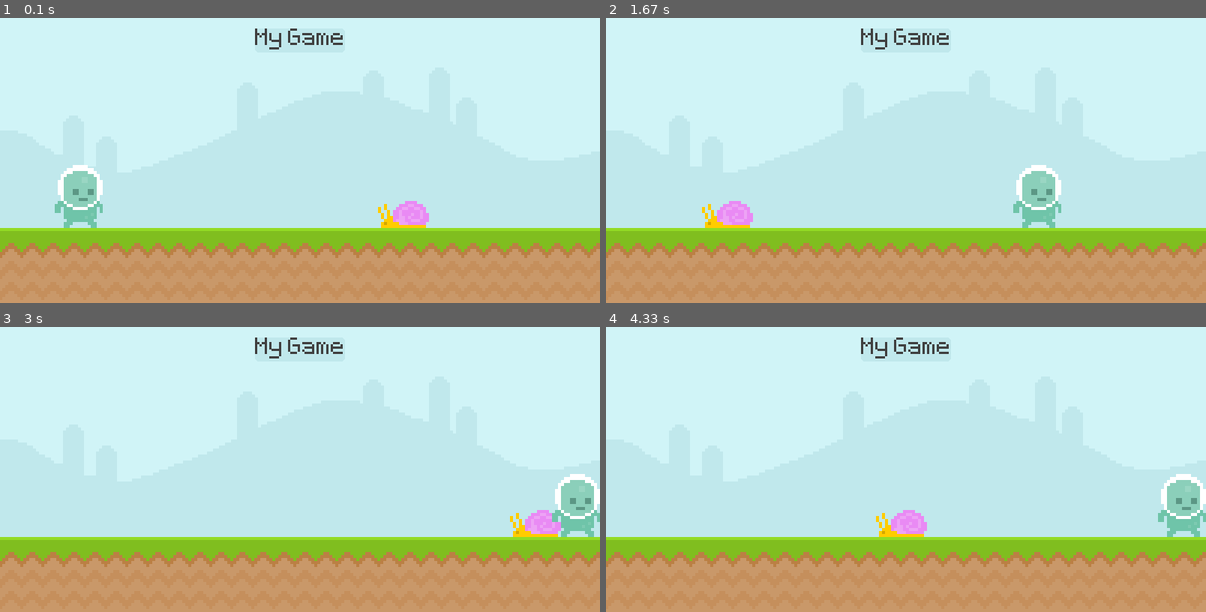
Above: before the commit, frames 1-4 (two rows, left to right).
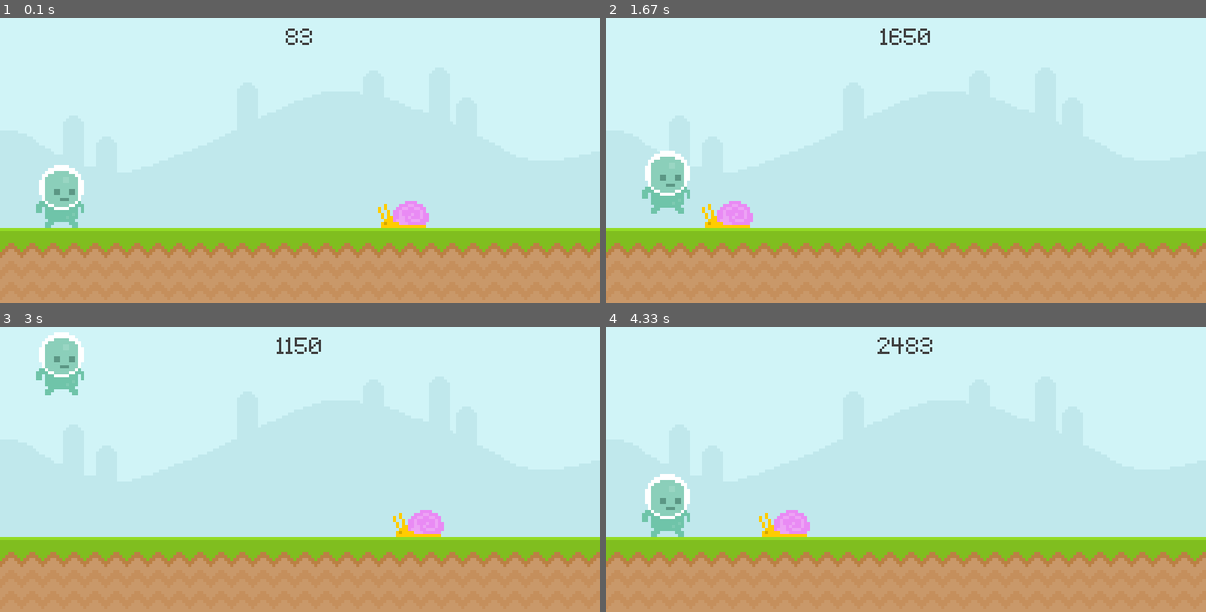
Above: after the commit, the same moments.

Repository: v343990/pyGame-Runner
Game: pygame game, started from Runner.py
The game is run twice, just before and just after one commit, with the same random seed, the same clock (stepped at 60 frames per second) and the same inputs.
Inputs (mouse positions are in pixels of both pictures, inside the frame that each line leads up to):
- Up to frame 1 (0.1 s): no input
- Up to frame 2 (1.67 s): press the mouse at (666, 197) at 0.37 s; move the mouse to (690, 151) at 0.47 s; release the mouse at (720, 109) at 0.6 s; press the mouse at (666, 55) at 0.7 s; move the mouse to (816, 140) at 0.8 s; release the mouse at (960, 228) at 0.93 s; press the mouse at (666, 197) at 1.03 s; move the mouse to (816, 174) at 1.13 s; release the mouse at (972, 151) at 1.27 s
- Up to frame 3 (3 s): tap Space at 1.83 s; hold Space 2.17-2.63 s; press the mouse at (60, 506) at 2.7 s; move the mouse to (210, 438) at 2.8 s; release the mouse at (366, 375) at 2.93 s
- Up to frame 4 (4.33 s): press the mouse at (666, 506) at 3.53 s; move the mouse to (690, 492) at 3.63 s; release the mouse at (720, 480) at 3.77 s

The runs differ from the first frame. In frame 1, 2.0% of the frame differs, in the area x 6-58%, y 3-74%; in frame 2, 3.0%; in frame 3, 4.1%; in frame 4, 4.2%, in the area x 6-100%, y 3-74%.

Commit message:
Update Runner.py

Diff:
--- a/Runner.py
+++ b/Runner.py
@@ -1,5 +1,11 @@
 import pygame
 from sys import exit # just to close game
+
+def display_score():
+    current_time = pygame.time.get_ticks() - start_time
+    score_surf = test_font.render(f'{current_time}',False,(64,64,64))
+    score_rect = score_surf.get_rect(center = (400,50))
+    screen.blit(score_surf,score_rect)
 
 pygame.init()
 
@@ -13,13 +19,14 @@
 test_font = pygame.font.Font('font/Pixeltype.ttf',50)
 
 gamelive = True
+start_time = 0
 
 # Surfaces
 sky_surface = pygame.image.load('graphics/Sky.png').convert()
 ground_surface = pygame.image.load('graphics/ground.png').convert()
 
-score_surf = test_font.render('My Game',False,(64,64,64))
-score_rect = score_surf.get_rect(center  = (400,50)) # create rectangle for score
+# score_surf = test_font.render('My Game',False,(64,64,64))
+# score_rect = score_surf.get_rect(center  = (400,50)) # create rectangle for score
 
 player_surf = pygame.image.load('graphics/player/player_walk_1.png').convert_alpha()
 player_rect = player_surf.get_rect(midbottom=(80,300)) # ground is at 300
@@ -28,7 +35,7 @@
 snail_surface = pygame.image.load('graphics/snail/snail1.png').convert_alpha()
 snail_rect = snail_surface.get_rect(bottomright = (600,300))
 
-while gamelive :
+while True:
     for event in pygame.event.get():
         if event.type == pygame.QUIT: # When we call pygame.quit
             pygame.quit() # Quit the screen
@@ -46,41 +53,33 @@
             if player_rect.collidepoint(event.pos) and player_rect.bottom >= 300: # see if mouse collides with player rect
                 player_gravity = -20
 
+    if gamelive:
+        screen.blit(sky_surface,(0,0)) # add one surface to annother
+        screen.blit(ground_surface,(0,300)) # add the ground
+        # pygame.draw.rect(screen,"#c0e8ec",score_rect,0,5) # pink rectangle
+        # pygame.draw.line(screen,"Gold",(0,0),pygame.mouse.get_pos(),10)
+        # screen.blit(score_surf,score_rect) # add the text
+        display_score()
+        snail_rect.x -=4 # move the snail -4 every iteration
+        if snail_rect.right <=0: # check the rectangle position if it's less than 0
+            snail_rect.left = 800 # reset the snail to 800
+        screen.blit(snail_surface,(snail_rect)) # Put the snail on the screen using the rectangle
 
-    screen.blit(sky_surface,(0,0)) # add one surface to annother
-    screen.blit(ground_surface,(0,300)) # add the ground
-    pygame.draw.rect(screen,"#c0e8ec",score_rect,0,5) # pink rectangle
-    # pygame.draw.line(screen,"Gold",(0,0),pygame.mouse.get_pos(),10)
-    screen.blit(score_surf,score_rect) # add the text
-    snail_rect.x -=4 # move the snail -4 every iteration
-    if snail_rect.right <=0: # check the rectangle position if it's less than 0
-        snail_rect.left = 800 # reset the snail to 800
-    screen.blit(snail_surface,(snail_rect)) # Put the snail on the screen using the rectangle
+        #player
+        player_gravity += 1 # Increase gravity by 1
+        player_rect.y += player_gravity # apply the gravity to the player_rect
+        if player_rect.bottom >= 300:
+            player_rect.bottom = 300
+        screen.blit(player_surf,player_rect) # apply rectangle to the screen
 
-    #player
-    player_gravity += 1 # Increase gravity by 1
-    player_rect.y += player_gravity # apply the gravity to the player_rect
-    if player_rect.bottom >= 300:
-        player_rect.bottom = 300
-    screen.blit(player_surf,player_rect) # apply rectangle to the screen
-    player_rect.x += 5
-    if player_rect.right >= 800:
-        player_rect.right = 800
-    elif player_rect.left <= 0:
-        player_rect.left = 0
-
-    ''' keys = pygame.key.get_pressed()
-    if keys[pygame.K_SPACE]:
-        print("jump") '''
-    ''' if player_rect.colliderect(snail_rect):
-        print("Collision")
+        if snail_rect.colliderect(player_rect):
+            gamelive = False
     else:
-        print("No Collision") '''
-
-    ''' if player_rect.collidepoint(mouse_pos):
-        print(pygame.mouse.get_pressed()) '''
-
-
+        screen.fill("Yellow")
+        if keys[pygame.K_SPACE]:
+            gamelive = True
+            snail_rect.left = 800
+            start_time = pygame.time.get_ticks()
 # All our elements in here
 # Where everything gets updated
     pygame.display.update()
